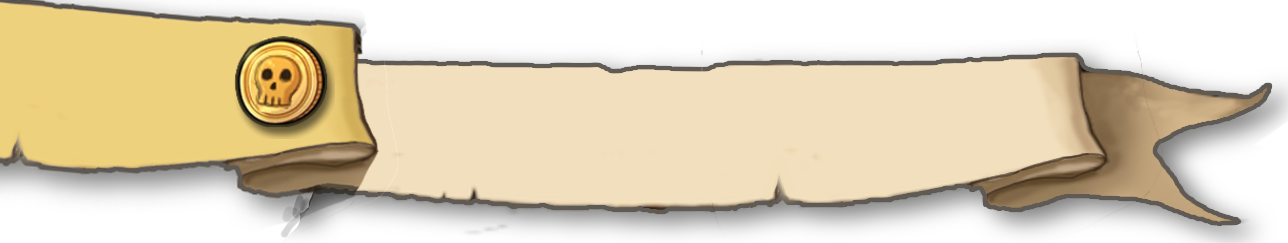
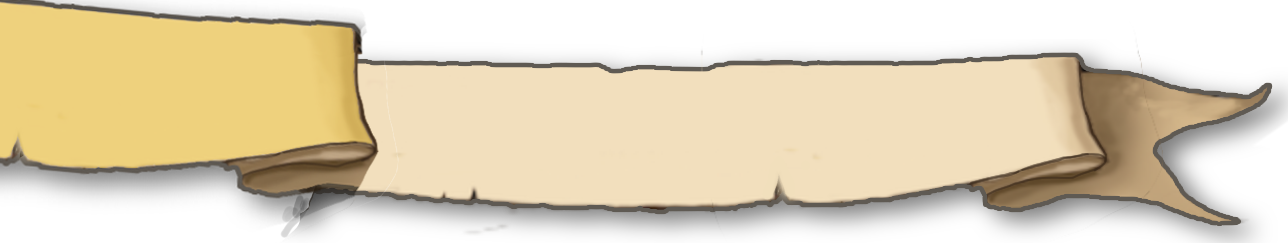
The second 1288×243 image is a revision of the first. Changes to its layers:
hid "Background" (1st of 2, in "Group 4") over [234,36,335,139]
